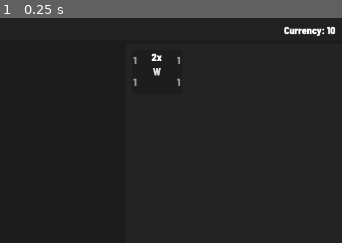
Above: before the commit, frame 1.
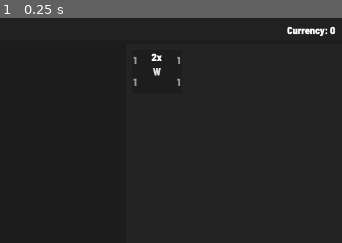
Above: after the commit, the same moment.

Repository: tylercchase/agricraft_godot
Game: Godot game, scene res://src/main.tscn
Two runs of this game, one before a commit and one after it. Both use one fixed random seed, a clock stepped at 60 frames per second and the inputs below. The engine's default icon, where the game draws it, is replaced by a stand-in: a white triangle on a blue panel in a dark square.
Inputs:
- Up to frame 1 (0.25 s): no input
The pictures show only the part of the screen within x 50-100%, y 0-50%; the shares and areas given below are measured in that part.

The runs differ from the first frame. In frame 1, 0.3% of the frame differs, in the area x 83-98%, y 4-8%.

Commit message:
fix: remove debug currency add

Diff:
--- a/src/managers/interaction_manager.gd
+++ b/src/managers/interaction_manager.gd
@@ -28,7 +28,7 @@
     Events.square_clicked.connect(_on_square_clicked)
     Events.set_selected_item.connect(set_active_item)
     # plant_manager.plant_crop(load("res://src/plant/resources/wheat.tres"), id)
-    PlayerStats.currency += 10
+    # PlayerStats.currency += 10
     Events.sound_event.connect(_on_sound_event)
 
 func toggle_mode(mode: Mode):
